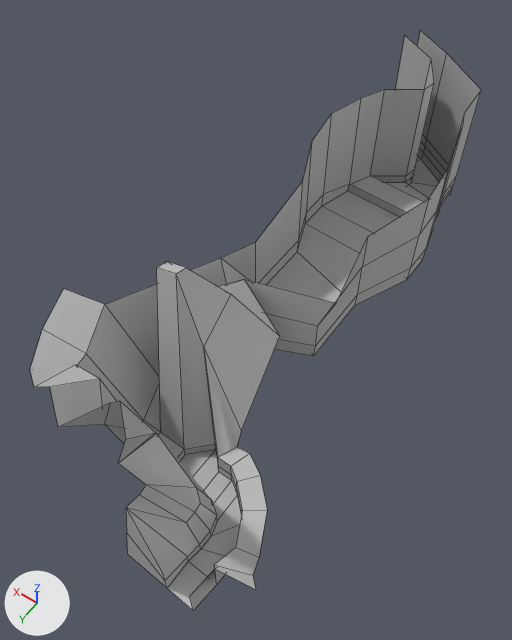
A saved change to the FBX model Profundum/Assets/Levels/Challenge_02/Challenge_02_Geom.fbx.
The view is the same before and after, from a camera (50 mm lens) standing at (-30.0, 40.5, 92.3) and looking at (8.2, -13.0, 8.2). Every picture has the same lights, and +X, +Y and +Z are marked at lower left. Mesh edges are drawn as thin lines. Where no turn or scale is listed for an object, it has been applied to the vertices. Vertices at the same position are counted once.

Objects in the first picture: 'Challenge_02_Geom'.
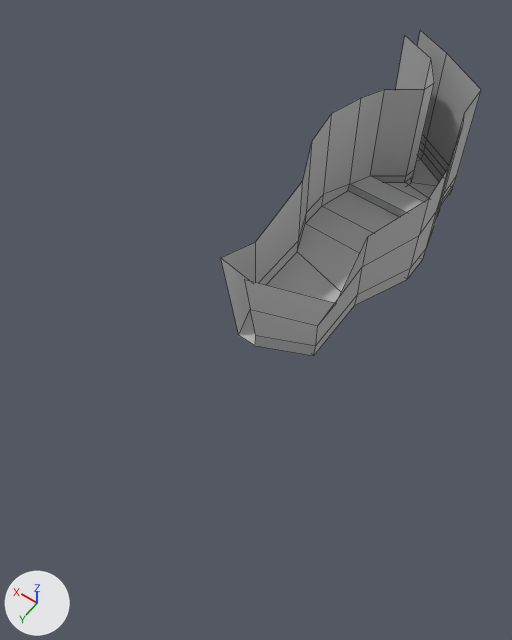
Changed parts and their boxes [x1, y1, x2, y2] in the pictures (512 x 640 px):
'Challenge_02_Geom', reshaped (42% narrower, 44% shorter): before [30, 30, 481, 611]; after [221, 30, 481, 356]
part 1 of me_mesh, deleted: before [30, 258, 280, 611]

Diff of the bpy script that builds the scene:
```diff
--- a/Profundum/Assets/Levels/Challenge_02/Challenge_02_Geom.fbx.py
+++ b/Profundum/Assets/Levels/Challenge_02/Challenge_02_Geom.fbx.py
@@ me_mesh @@
 # used by ob_challenge_02_geom; location = (-3.1, 9.2, 0.0)
-me_mesh.from_pydata(...)  # 184 vertices, 152 faces; spans x -11.3..27.5, y -84.0..14.6, z -1.6..30.9
+me_mesh.from_pydata(...)  # 86 vertices, 67 faces; spans x -1.5..20.5, y -84.0..-21.7, z -1.6..23.6
+# me_mesh part 1
+# 98 vertices are removed from x -11.3..27.5, y -20.1..14.6, z 0.0..30.9
+# 85 faces are deleted
 me_mesh.materials.append(mat_lambert1)
```
